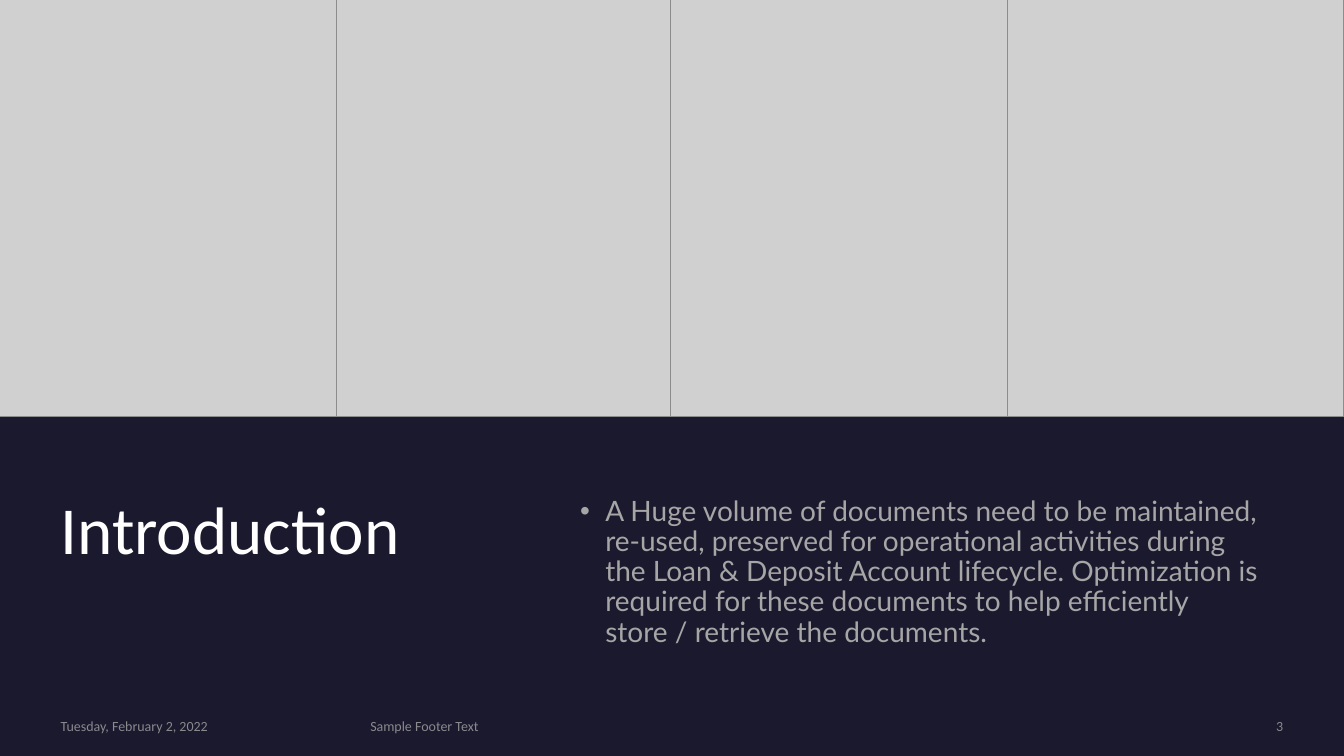
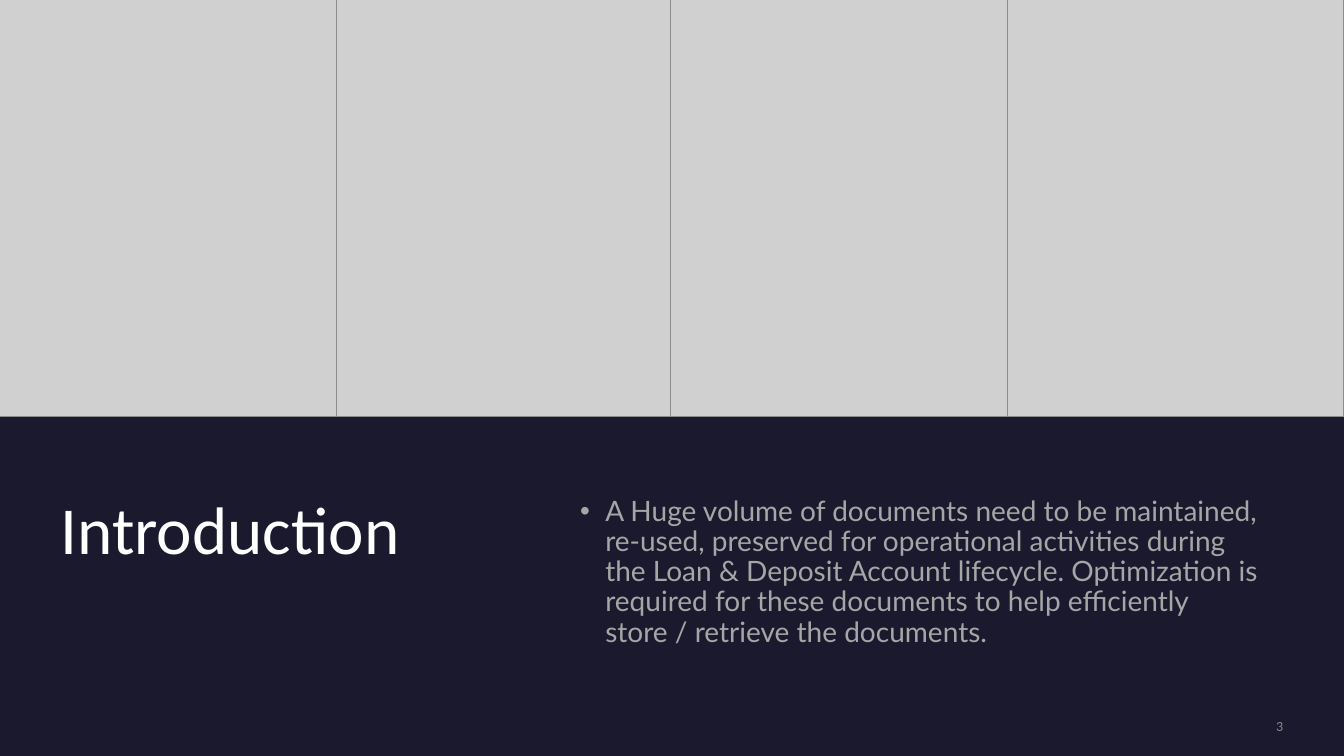
Before and after one commit to joymaitra/TechGIG_SBI_Image_Documentation, a slide deck: slide 3 of Image Document Optimizer.pptx. Drawn at 1344x756 pixels with LibreOffice and Linux fonts; fonts in the diff are those of the drawing; grey boxes stand for pictures. Boxes give left, top, right and bottom in pixels: in the first picture for what was removed or moved away, otherwise in the second. Text is boxed around its words. In the diff, an @@ line names an element or a change of style, - is before the commit and + after.

```diff
--- a/Image Document Optimizer.pptx
+++ b/Image Document Optimizer.pptx
@@ text removed at [61,721,207,733] @@
-Tuesday, February 2, 2022
@@ text removed at [370,721,478,733] @@
-Sample Footer Text
```
Also in this commit, not shown: 10 other slides changed.
